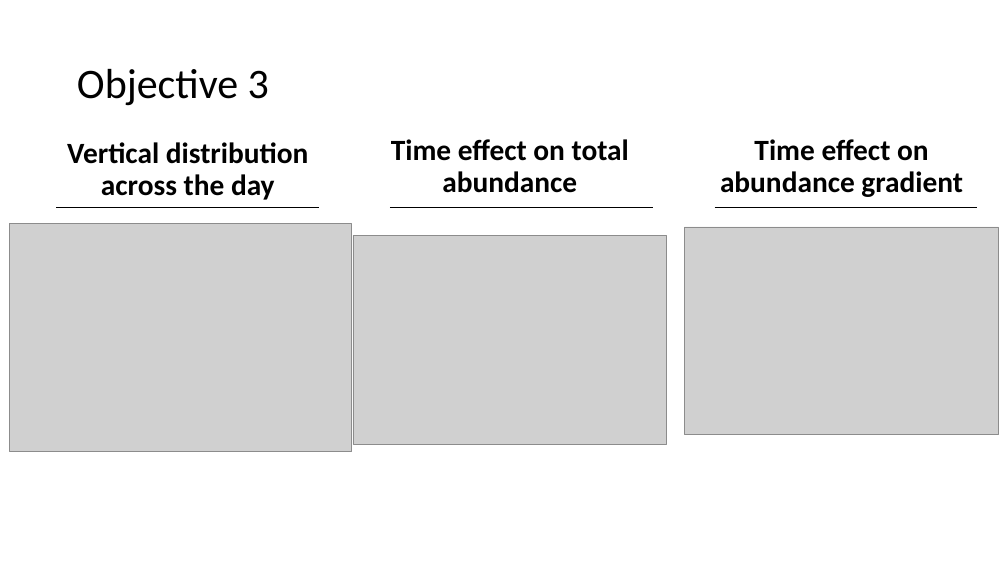
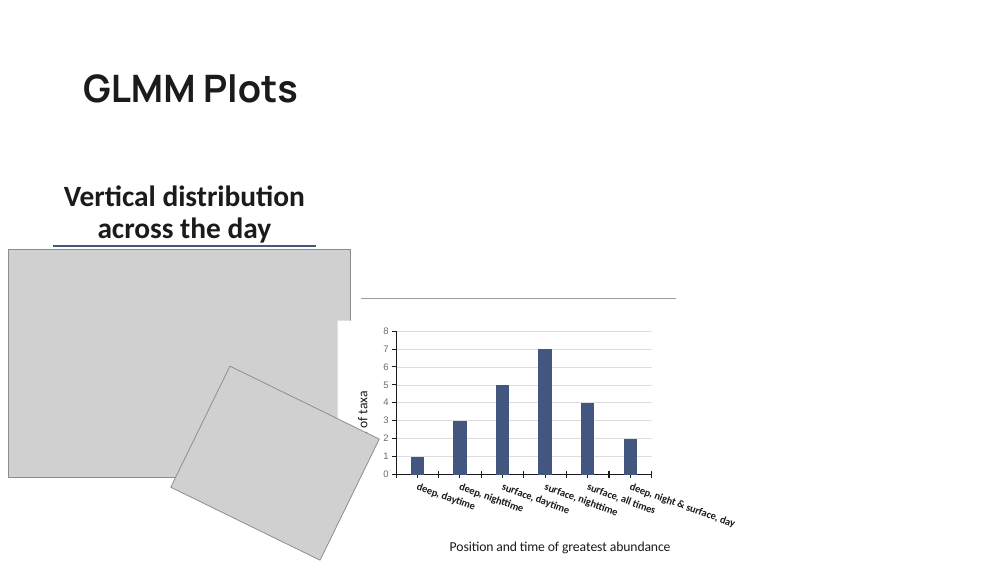
Before and after one commit to LukeABobay/larval-fish-community-analysis, a slide deck: slide 13 of PICES 2026 Presentation.pptx (slide 20 before the commit). Drawn at 1008x567 pixels with LibreOffice and Linux fonts; fonts in the diff are those of the drawing; grey boxes stand for pictures. Boxes give left, top, right and bottom in pixels: in the first picture for what was removed or moved away, otherwise in the second. Text is boxed around its words. In the diff, an @@ line names an element or a change of style, - is before the commit and + after.

Commit message:
Revise slides based on Su and Luke's feedback. Add background/template and images. Populate acknowledgements slide with text and logos

```diff
--- a/PICES 2026 Presentation.pptx
+++ b/PICES 2026 Presentation.pptx
@@ rectangle added at box(361, 17, 681, 298), fill #FFFFFF @@
@@ rectangle added at box(684, 17, 1003, 298), fill #FFFFFF @@
@@ title removed at box(77, 69, 269, 106) @@
-Objective 3
@@ text added at box(83, 74, 298, 103), 36 pt, text #1B1B1B, bold @@
+GLMM Plots
@@ picture: place and size @@
-picture at box(353, 235, 667, 445)
+picture at box(361, 89, 675, 299)
@@ text removed at box(391, 139, 629, 193) @@
-Time effect on total abundance
@@ text removed at box(720, 139, 963, 197) @@
-Time effect on abundance gradient
@@ text "Vertical distribution across the day": place and size @@
-text "Vertical distribution across the day" at box(67, 142, 308, 200)
+text "Vertical distribution across the day" at box(64, 185, 305, 246)
@@ text "Vertical distribution across the day" at box(64, 185, 305, 246): text colour #000000 to #1B1B1B @@
@@ line removed from (390, 207) to (653, 207) @@
@@ line removed from (715, 207) to (978, 207) @@
@@ picture removed at box(685, 227, 999, 435) @@
@@ picture: place and size @@
-picture at box(10, 224, 352, 452)
+picture at box(8, 250, 350, 478)
@@ line moved from (57, 207) - (319, 207) to (53, 247) - (316, 247) @@
@@ line (53, 247) - (316, 247): stroke #000000 1 pt to #43567F 2 pt @@
@@ column chart added at box(338, 321, 745, 567) @@
+categories: deep, daytime, deep, nighttime, surface, daytime, surface, nighttime, surface, all times, deep, night & surface, day
+Series 1: 1, 3, 5, 7, 4, 2
@@ picture added at box(171, 367, 380, 560) @@
```
Also in this commit, not shown: 15 other slides changed, 3 slides added, 10 slides removed.
